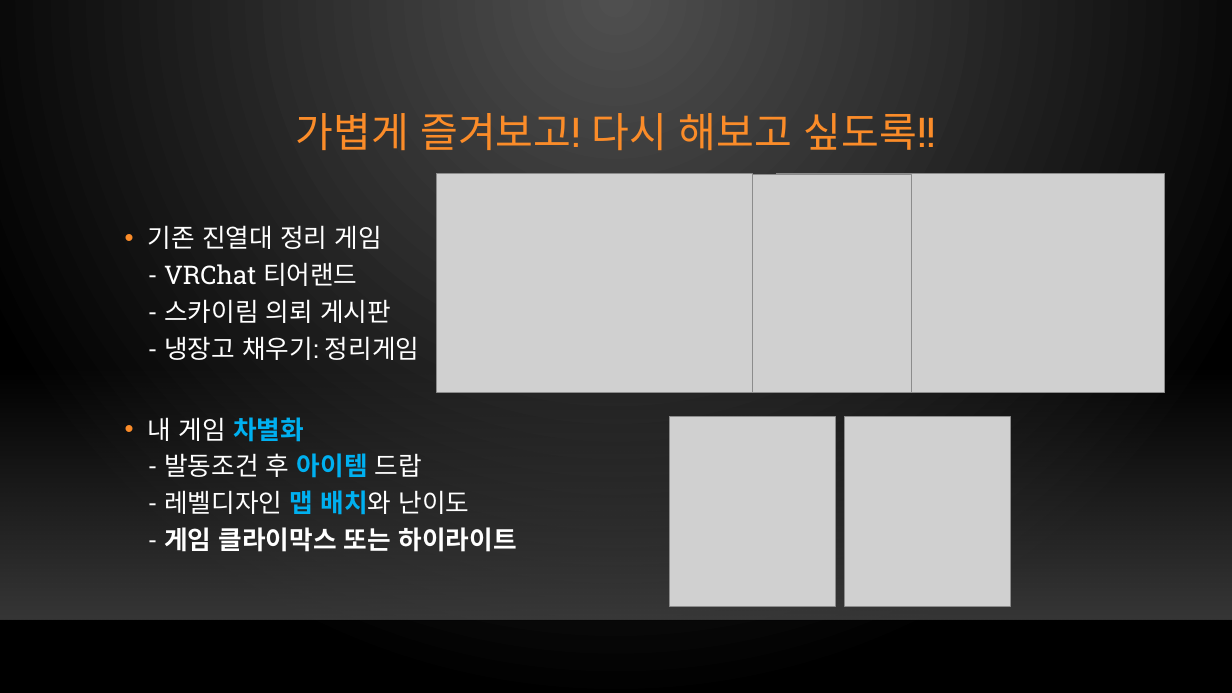
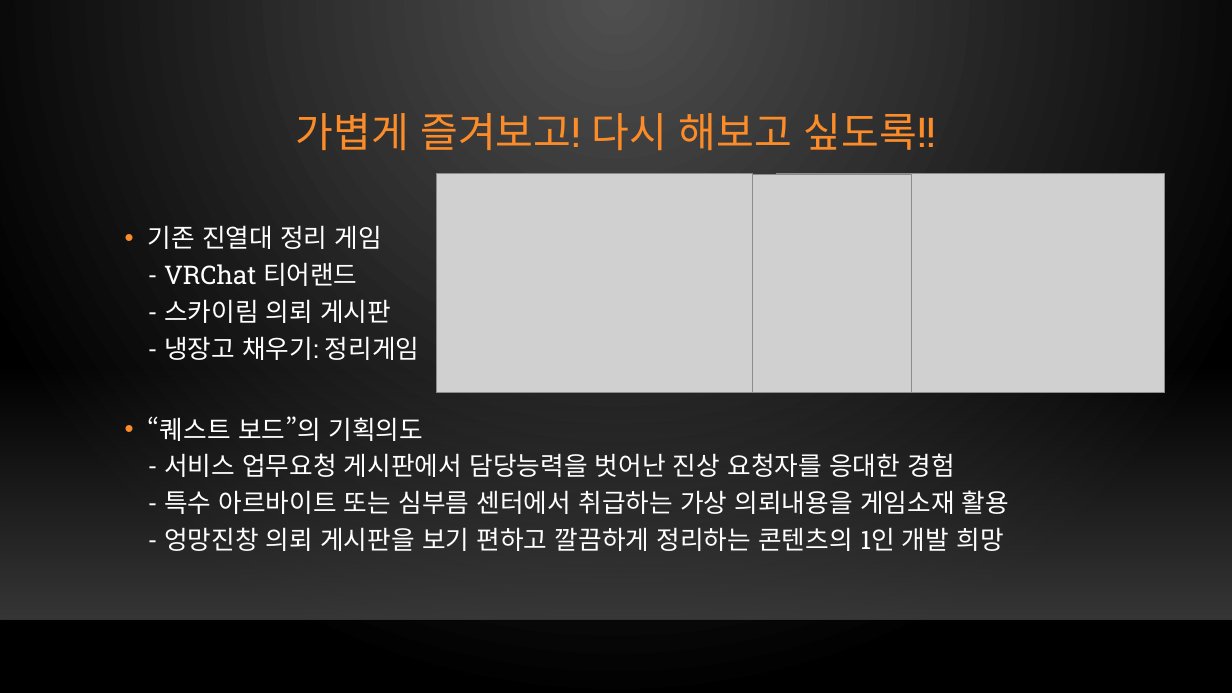
Before and after one commit to xqiwipx/first_project, a slide deck: slide 10 of Kims_project.pptx. Drawn at 1232x693 pixels with LibreOffice and Linux fonts; fonts in the diff are those of the drawing; grey boxes stand for pictures; background and template pictures are left out. Boxes give left, top, right and bottom in pixels: in the first picture for what was removed or moved away, otherwise in the second. Text is boxed around its words. In the diff, an @@ line names an element or a change of style, - is before the commit and + after.

```diff
--- a/Kims_project.pptx
+++ b/Kims_project.pptx
@@ text at [148,416,1009,551]: text changed; bold off @@
-• 내 게임 차별화
-  - 발동조건 후 아이템 드랍
-  - 레벨디자인 맵 배치와 난이도
-  - 게임 클라이막스 또는 하이라이트
+• “퀘스트 보드”의 기획의도
+  - 서비스 업무요청 게시판에서 담당능력을 벗어난 진상 요청자를 응대한 경험
+  - 특수 아르바이트 또는 심부름 센터에서 취급하는 가상 의뢰내용을 게임소재 활용
+  - 엉망진창 의뢰 게시판을 보기 편하고 깔끔하게 정리하는 콘텐츠의 1인 개발 희망
@@ picture removed at [669,417,835,606] @@
@@ picture removed at [845,417,1010,606] @@
```
Also in this commit, not shown: 7 other slides changed.
